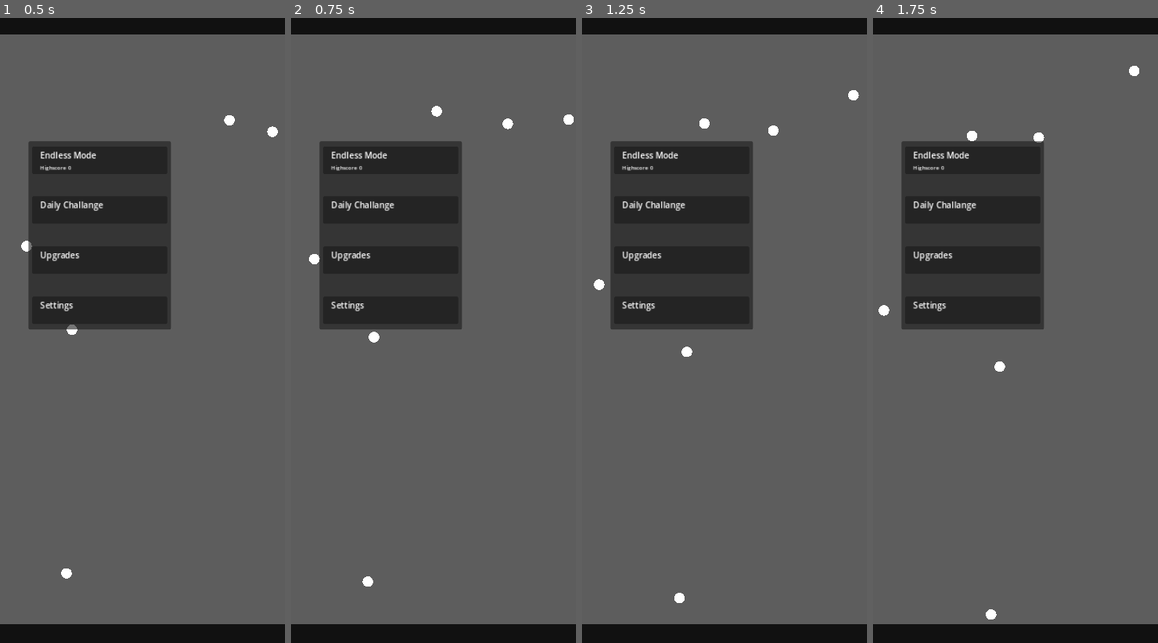
Above: before the commit, frames 1-4 (left to right).
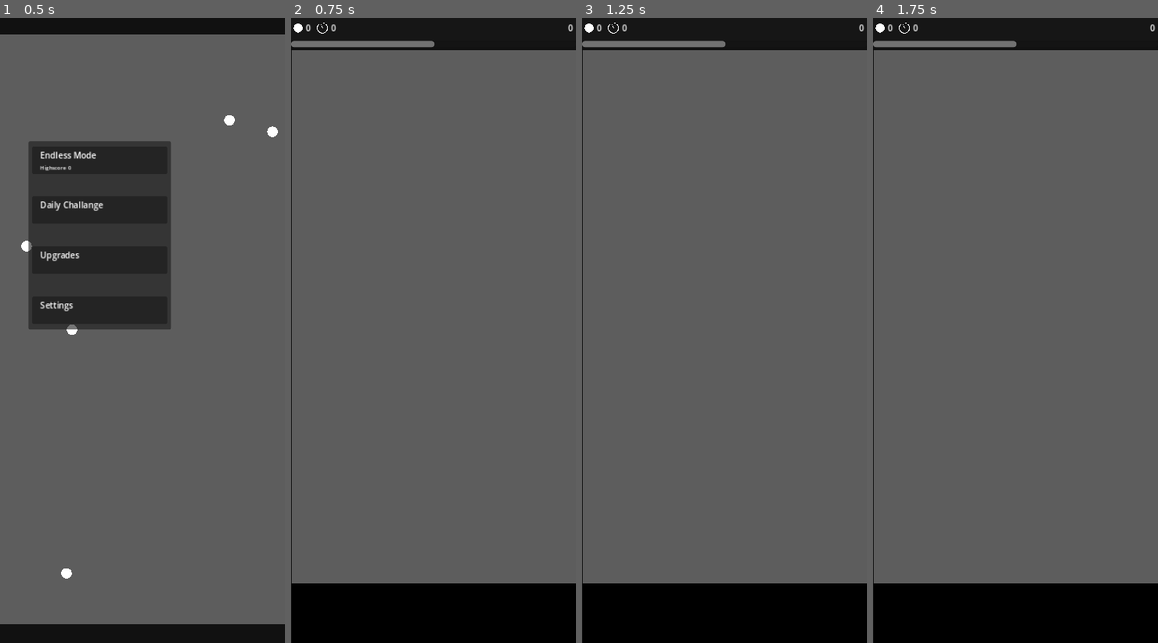
Above: after the commit, the same moments.

Repository: KKleinbeck/Ball-Defender
Game: Godot game, scene res://scenes/main_menu.tscn
Two runs of this game, one before a commit and one after it. Both use one fixed random seed, a clock stepped at 60 frames per second and the inputs below.
Inputs (mouse positions are in pixels of both pictures, inside the frame that each line leads up to):
- Up to frame 1 (0.5 s): no input
- Up to frame 2 (0.75 s): move the mouse to (390, 161) at 0.52 s; click (390, 161) at 0.67 s
- Up to frame 3 (1.25 s): no input
- Up to frame 4 (1.75 s): move the mouse to (972, 211) at 1.27 s; click (972, 211) at 1.42 s

Frame 1 is identical in both runs. In frame 2, 24% of the frame differs, in the area x 0-100%, y 0-97%; in frame 3, 24%; in frame 4, 24%.

Commit message:
Started setting up layout for endless mode

Diff:
--- a/collision_list.gd
+++ b/collision_list.gd
@@ -20,6 +20,10 @@
 
 
 func reset() -> void:
+	entries = []
+
+
+func purge() -> void:
 	entries = []
 
 
--- /dev/null
+++ b/scenes/EndlessMode.tscn
@@ -0,0 +1,51 @@
+[gd_scene load_steps=3 format=3 uid="uid://38hpxc86n28g"]
+
+[ext_resource type="PackedScene" uid="uid://cweg7yil1pury" path="res://scenes/playing_field.tscn" id="1_8ka7p"]
+[ext_resource type="PackedScene" uid="uid://27sxmgkg6fdi" path="res://scenes/PlayingField/ScoreBar.tscn" id="1_gbkuj"]
+
+[node name="EndlessMode" type="Node"]
+
+[node name="Background" type="ColorRect" parent="."]
+anchors_preset = 15
+anchor_right = 1.0
+anchor_bottom = 1.0
+grow_horizontal = 2
+grow_vertical = 2
+color = Color(0.0687983, 0.0687983, 0.0687983, 1)
+
+[node name="ScoreBar" parent="." instance=ExtResource("1_gbkuj")]
+
+[node name="ProgressBar" type="ProgressBar" parent="."]
+anchors_preset = -1
+anchor_top = 0.04
+anchor_right = 1.0
+anchor_bottom = 0.05
+value = 50.0
+show_percentage = false
+
+[node name="AspectRatioContainer" type="AspectRatioContainer" parent="."]
+anchors_preset = -1
+anchor_top = 0.055
+anchor_right = 1.0
+anchor_bottom = 1.0
+ratio = 0.48
+alignment_vertical = 0
+
+[node name="Container" type="Control" parent="AspectRatioContainer"]
+layout_mode = 2
+
+[node name="PlayingField" parent="AspectRatioContainer/Container" instance=ExtResource("1_8ka7p")]
+layout_mode = 1
+anchor_top = 0.0
+anchor_bottom = 0.9
+grow_horizontal = 2
+
+[node name="Void" type="ColorRect" parent="AspectRatioContainer/Container"]
+layout_mode = 1
+anchors_preset = -1
+anchor_top = 0.9
+anchor_right = 1.0
+anchor_bottom = 1.0
+grow_horizontal = 2
+grow_vertical = 0
+color = Color(0, 0, 0, 1)
--- /dev/null
+++ b/scenes/PlayingField/ScoreBar.tscn
@@ -0,0 +1,61 @@
+[gd_scene load_steps=3 format=3 uid="uid://27sxmgkg6fdi"]
+
+[ext_resource type="Texture2D" uid="uid://cvicrdnlvci0a" path="res://assets/ball.png" id="1_orlt7"]
+[ext_resource type="Texture2D" uid="uid://ddctsy32lmu4k" path="res://assets/timer.png" id="2_fqos5"]
+
+[node name="ScoreBar" type="PanelContainer"]
+anchors_preset = -1
+anchor_right = 1.0
+anchor_bottom = 0.04
+
+[node name="MarginContainer" type="MarginContainer" parent="."]
+layout_mode = 2
+theme_override_constants/margin_left = 5
+theme_override_constants/margin_top = 0
+theme_override_constants/margin_right = 5
+theme_override_constants/margin_bottom = 0
+
+[node name="HBoxContainer" type="HBoxContainer" parent="MarginContainer"]
+layout_mode = 2
+
+[node name="BallIcon" type="MarginContainer" parent="MarginContainer/HBoxContainer"]
+layout_mode = 2
+theme_override_constants/margin_top = 15
+theme_override_constants/margin_right = 2
+theme_override_constants/margin_bottom = 15
+
+[node name="Image" type="TextureRect" parent="MarginContainer/HBoxContainer/BallIcon"]
+layout_mode = 2
+texture = ExtResource("1_orlt7")
+expand_mode = 2
+
+[node name="Label" type="Label" parent="MarginContainer/HBoxContainer"]
+layout_mode = 2
+text = "0
+"
+
+[node name="DeathTimeIcon" type="MarginContainer" parent="MarginContainer/HBoxContainer"]
+layout_mode = 2
+theme_override_constants/margin_left = 7
+theme_override_constants/margin_top = 13
+theme_override_constants/margin_right = 2
+theme_override_constants/margin_bottom = 13
+
+[node name="TextureRect" type="TextureRect" parent="MarginContainer/HBoxContainer/DeathTimeIcon"]
+layout_mode = 2
+texture = ExtResource("2_fqos5")
+expand_mode = 2
+
+[node name="Label2" type="Label" parent="MarginContainer/HBoxContainer"]
+layout_mode = 2
+text = "0
+"
+
+[node name="Control" type="Control" parent="MarginContainer/HBoxContainer"]
+layout_mode = 2
+size_flags_horizontal = 3
+
+[node name="Label3" type="Label" parent="MarginContainer/HBoxContainer"]
+layout_mode = 2
+text = "0
+"
--- a/scenes/main_menu.gd
+++ b/scenes/main_menu.gd
@@ -7,6 +7,7 @@
 
 	%OptionEndless.pressed.connect(_on_endless_start)
 	%OptionDaily.pressed.connect(_debug_info)
+	%OptionSettings.pressed.connect(_on_playing_field_ball_despawned)
 
 
 func spawnRandomBall() -> void:
@@ -25,7 +26,11 @@
 
 
 func _on_endless_start() -> void:
-	spawnRandomBall()
+	CollisionList.purge()
+	get_tree().change_scene_to_file("res://scenes/EndlessMode.tscn")
+	#var endlessModeScene = load("res://scenes/EndlessMode.tscn")
+	#var endlessModeInstance = endlessModeScene.instantiate()
+	#add_child(endlessModeInstance)
 
 
 func _debug_info() -> void:
--- a/scenes/main_menu.tscn
+++ b/scenes/main_menu.tscn
@@ -68,7 +68,7 @@
 layout_mode = 2
 size_flags_vertical = 3
 
-[node name="OptionSettings" parent="Options/MarginContainer/VBoxContainer" instance=ExtResource("1_1opgk")]
+[node name="OptionUpgrades" parent="Options/MarginContainer/VBoxContainer" instance=ExtResource("1_1opgk")]
 unique_name_in_owner = true
 layout_mode = 2
 title = "Upgrades"
@@ -79,7 +79,7 @@
 layout_mode = 2
 size_flags_vertical = 3
 
-[node name="OptionSettings2" parent="Options/MarginContainer/VBoxContainer" instance=ExtResource("1_1opgk")]
+[node name="OptionSettings" parent="Options/MarginContainer/VBoxContainer" instance=ExtResource("1_1opgk")]
 unique_name_in_owner = true
 layout_mode = 2
 title = "Settings"
